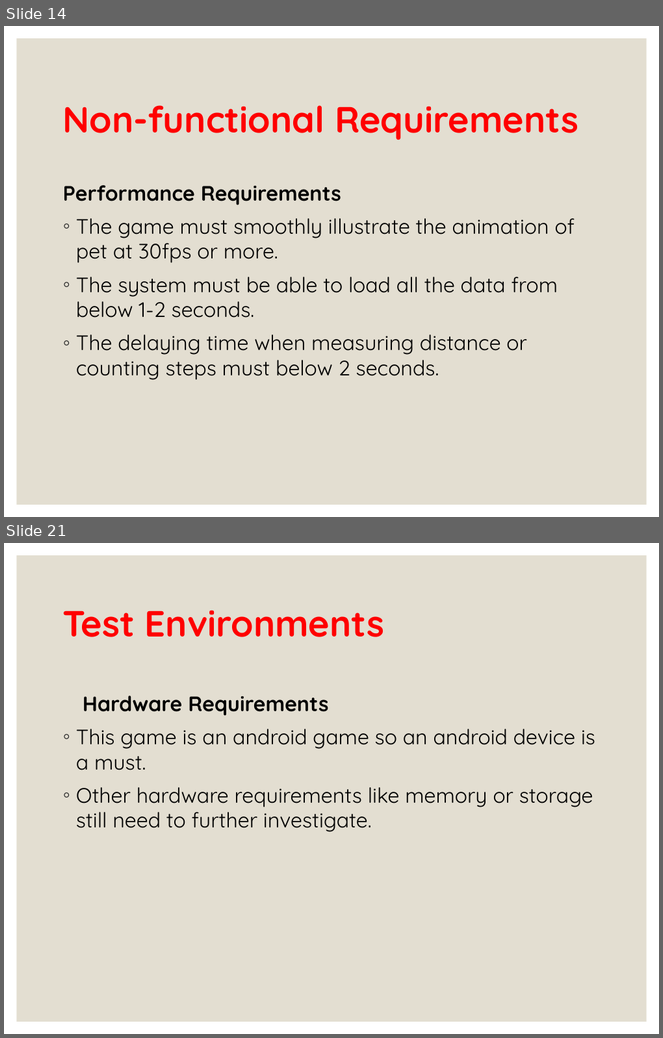
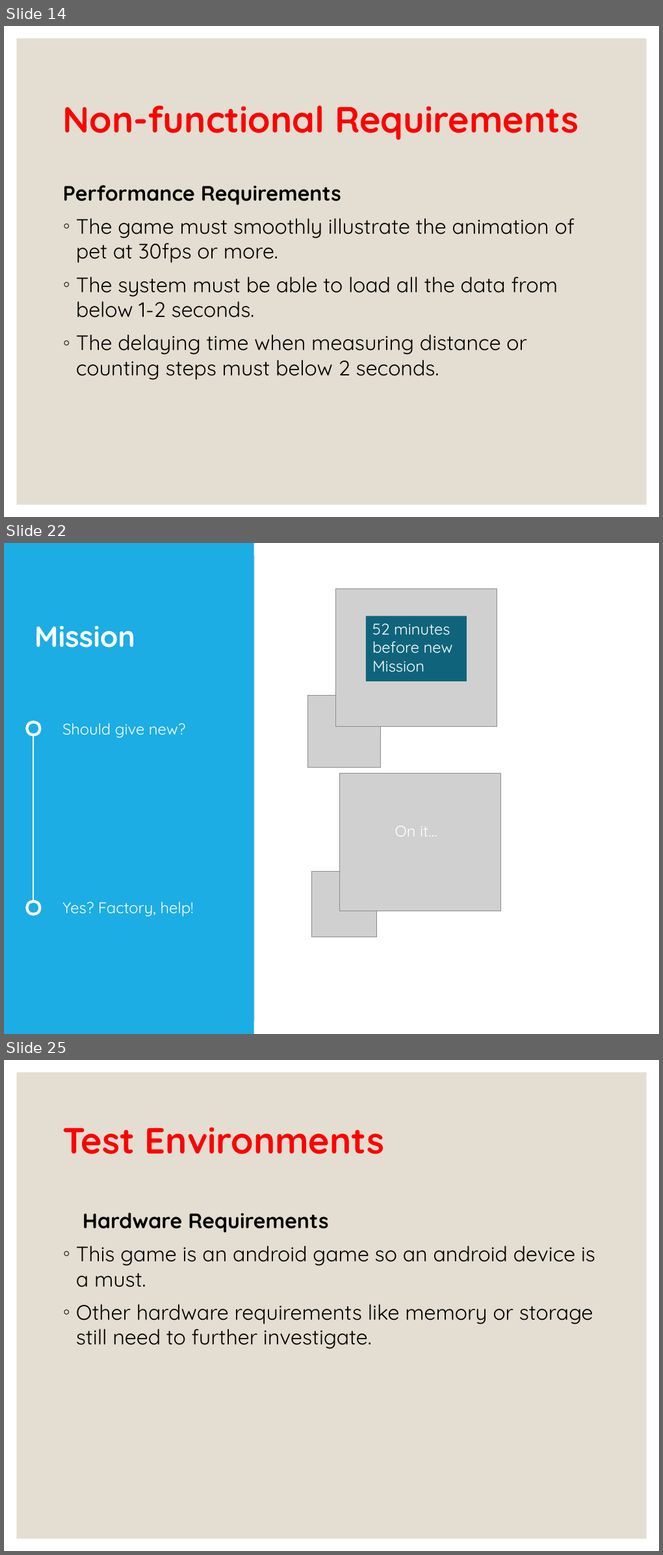
Before and after one commit to ldbach-apcs/cs300-assignment1, a slide deck: doc/D&J.pptx. Shown one above the other, each under a label of ours: slides 14 and 21 before the commit, slides 14, 22 and 25 after it; the slides between them are not shown. The pictures are 663x1038 and 663x1555 pixels, drawn with LibreOffice and Linux fonts; fonts in the diff are those of the drawing; grey boxes stand for pictures. Boxes give left, top, right and bottom in pixels: in the first picture for what was removed or moved away, otherwise in the second. Text is boxed around its words. In the diff, an @@ line names an element or a change of style, - is before the commit and + after.

```diff
--- a/doc/D&J.pptx
+++ b/doc/D&J.pptx
@@ slide 22 added at bbox=[4, 543, 659, 1034], background #FFFFFF; not listed: 1 template element that a slide beside it also shows @@
@@ rectangle added at bbox=[4, 543, 254, 1034], fill #1CADE4 @@
@@ rectangle added at bbox=[255, 543, 659, 1034], fill #FFFFFF @@
@@ picture added at bbox=[336, 589, 497, 726] @@
@@ rectangle added at bbox=[366, 616, 467, 681], fill #0F647B, 17 pt, text #FFFFFF @@
+52 minutes before new Mission
@@ title added at bbox=[35, 626, 135, 648], 32 pt, text #FFFFFF, bold @@
+Mission
@@ picture added at bbox=[308, 696, 380, 768] @@
@@ ellipse added at bbox=[27, 722, 40, 735], outline #FFFFFF 3 pt @@
@@ line added from (33, 735) to (33, 901), #FFFFFF 1.5 pt @@
@@ text added at bbox=[62, 723, 185, 738], 17 pt, text #FFFFFF @@
+Should give new?
@@ picture added at bbox=[339, 774, 501, 911] @@
@@ text added at bbox=[395, 826, 437, 837], 17 pt, text #FFFFFF @@
+On it…
@@ picture added at bbox=[311, 872, 377, 938] @@
@@ ellipse added at bbox=[27, 901, 40, 915], outline #FFFFFF 3 pt @@
@@ text added at bbox=[62, 902, 194, 917], 17 pt, text #FFFFFF @@
+Yes? Factory, help!
@@ what was slide 21 is now slide 25 @@
```
Also in this commit, not shown: 4 slides changed, 10 other slides added, 5 slides removed.
